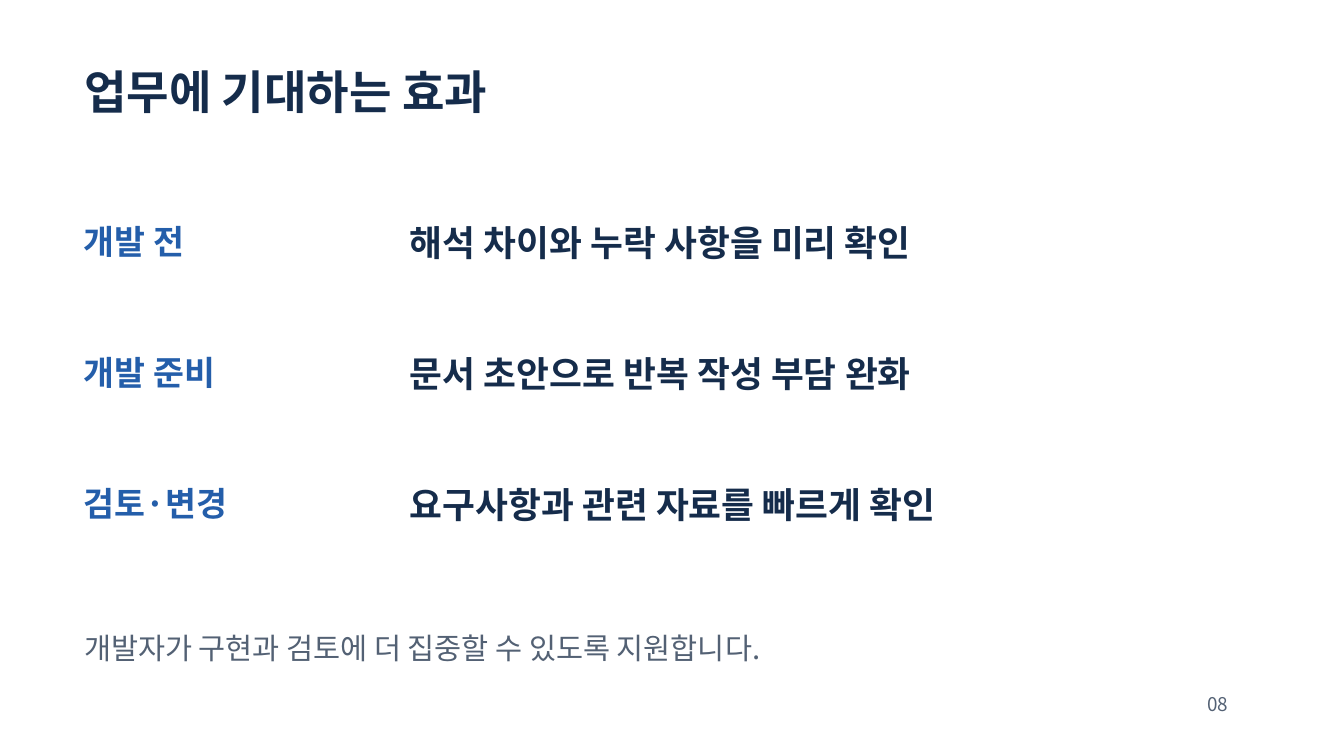
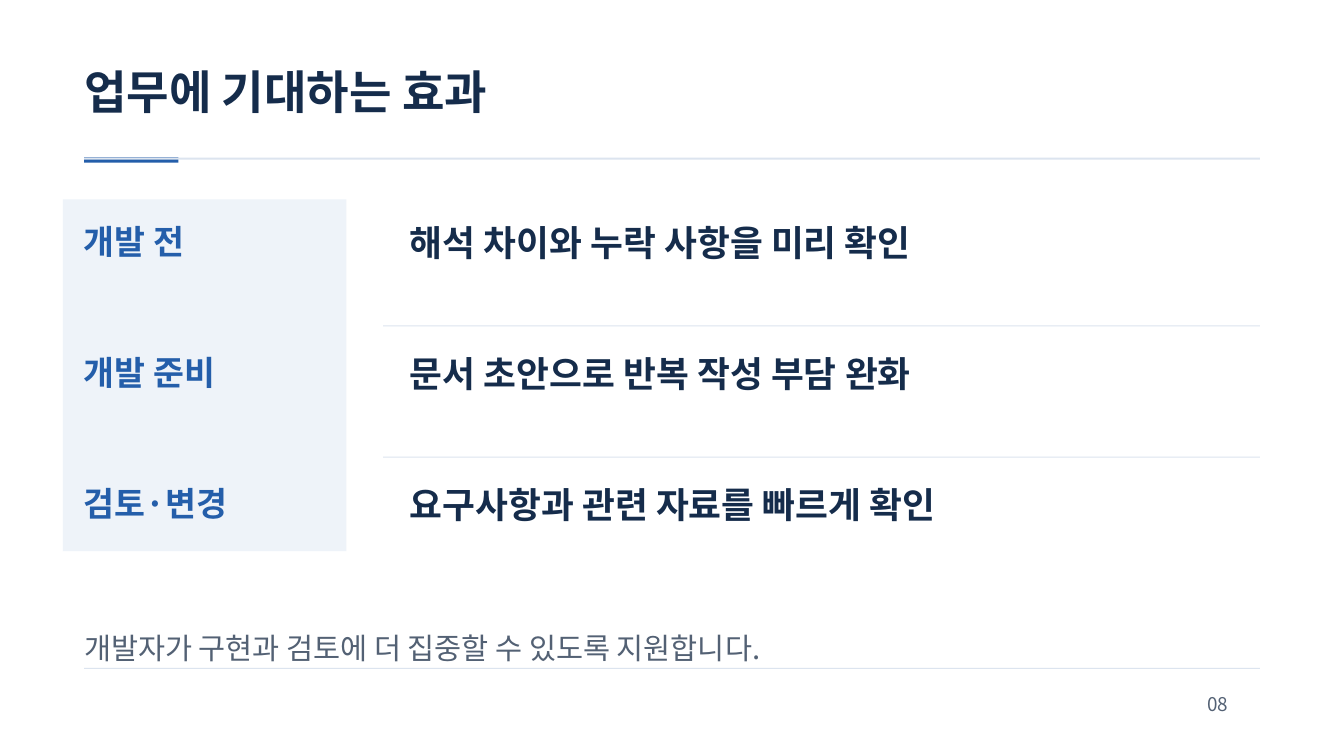
Before and after one commit to jihunhan98/semes-superrookie, a slide deck: slide 8 of docs/presentations/ReqOps_SuperRookie.pptx. Drawn at 1344x756 pixels with LibreOffice and Linux fonts; fonts in the diff are those of the drawing. Boxes give left, top, right and bottom in pixels: in the first picture for what was removed or moved away, otherwise in the second. Text is boxed around its words. In the diff, an @@ line names an element or a change of style, - is before the commit and + after.

```diff
--- a/docs/presentations/ReqOps_SuperRookie.pptx
+++ b/docs/presentations/ReqOps_SuperRookie.pptx
@@ rectangle added at (x1=84, y1=157, x2=178, y2=162), fill #245EAA @@
@@ rectangle added at (x1=84, y1=157, x2=1260, y2=159), fill #DCE4EF @@
@@ rectangle added at (x1=63, y1=200, x2=346, y2=552), fill #EEF3F9 @@
@@ rectangle added at (x1=383, y1=326, x2=1260, y2=327), fill #DCE4EF @@
@@ rectangle added at (x1=383, y1=457, x2=1260, y2=458), fill #DCE4EF @@
@@ rectangle added at (x1=84, y1=667, x2=1260, y2=668), fill #DCE4EF @@
```
Also in this commit, not shown: 8 other slides changed.
